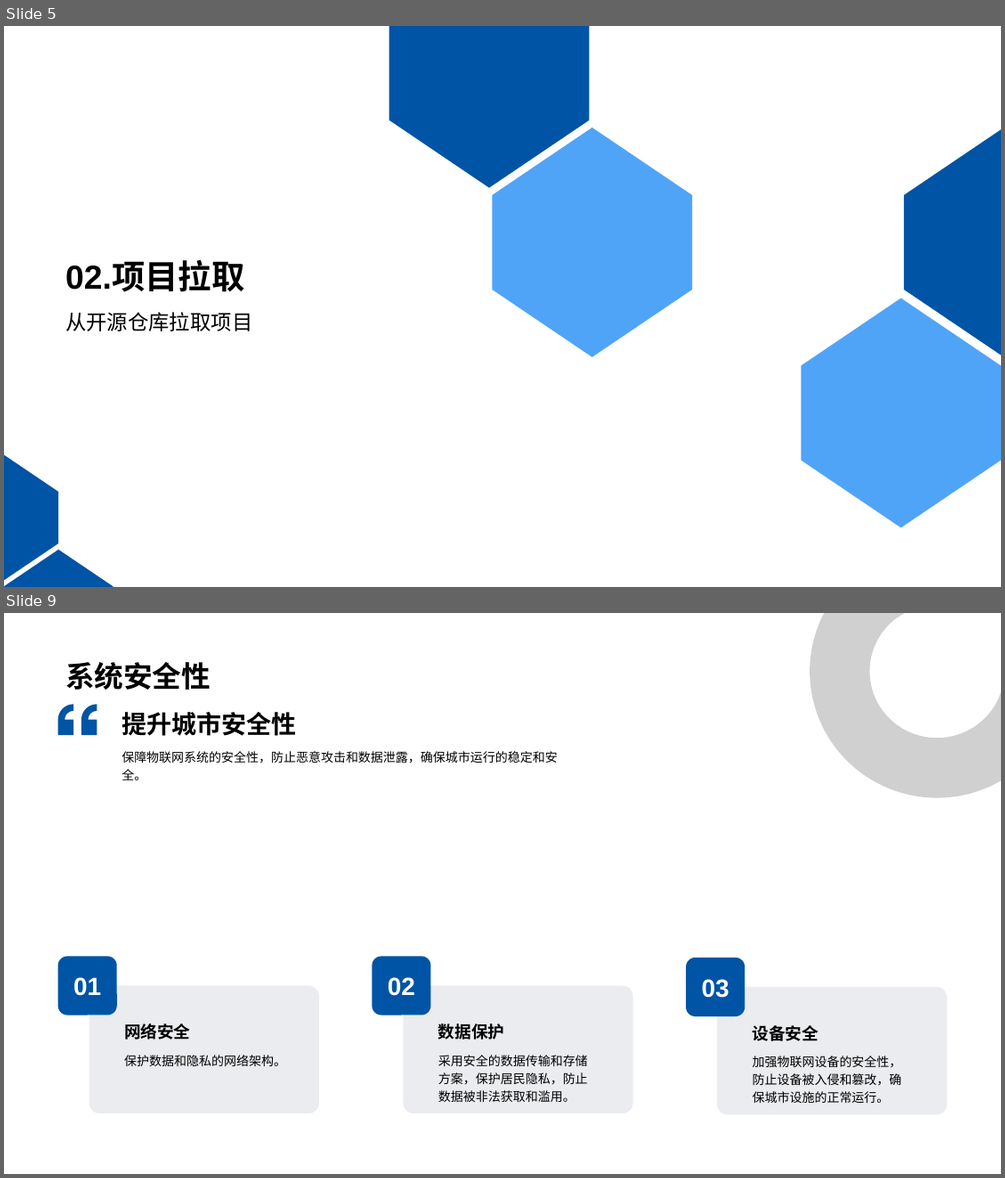
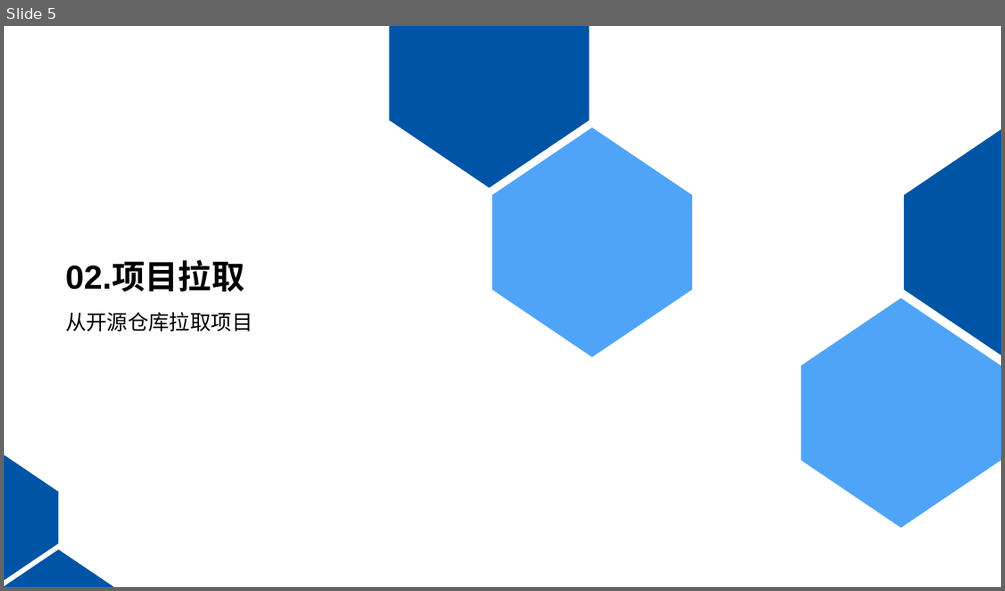
Before and after one commit to KouShenhai/KCloud-Platform-IoT, a slide deck: 老寇云平台-项目运行讲解.pptx. Shown one above the other, each under a label of ours: slides 5 and 9 before the commit, slide 5 after it; the slides between them are not shown. The pictures are 1005x1178 and 1005x591 pixels, drawn with LibreOffice and Linux fonts; fonts in the diff are those of the drawing; grey boxes stand for pictures; background and template pictures are left out. Boxes give left, top, right and bottom in pixels: in the first picture for what was removed or moved away, otherwise in the second. Text is boxed around its words. In the diff, an @@ line names an element or a change of style, - is before the commit and + after.

```diff
--- a/老寇云平台-项目运行讲解.pptx
+++ b/老寇云平台-项目运行讲解.pptx
@@ slide 9 removed at (4, 613, 1001, 1174), background picture (left out) @@
@@ rectangle removed at (4, 613, 1001, 1174) @@
@@ group removed at (57, 613, 1001, 1115): 8 texts, 6 rounded rectangles, 2 freeform shapes, 1 picture @@
-网络安全
-保护数据和隐私的网络架构。
-01
-保障物联网系统的安全性，防止恶意攻击和数据泄露，确保城市运行的稳定和安全。
-提升城市安全性
-数据保护
-采用安全的数据传输和存储方案，保护居民隐私，防止数据被非法获取和滥用。
-02
-设备安全
-加强物联网设备的安全性，防止设备被入侵和篡改，确保城市设施的正常运行。
-03
@@ title removed at (65, 662, 210, 690) @@
-系统安全性
```
Also in this commit, not shown: 6 slides changed, 5 slides added, 8 other slides removed, 2 other files.
